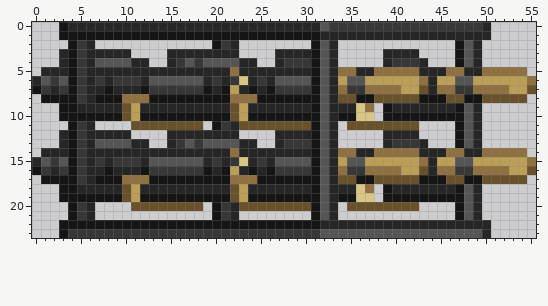
Edited in one commit: pixel-art file (objects/knightfall/weapons/knightfall_missilerack/knightfall_missilerack.ase). Above is the file before it was changed.
56x24 pixels, 1 frame.
And afterwards:
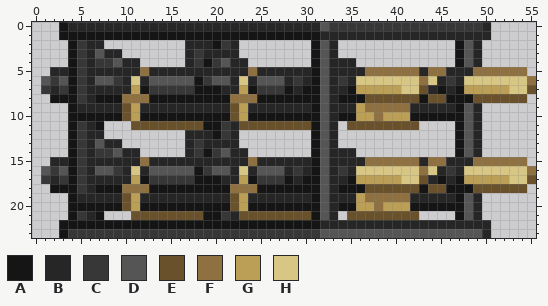
Palette (. is transparent): A #151515  B #262626  C #373737  D #555555  E #69512b  F #8f7041  G #bb9f57  H #d8c784
The edit:
layer "Missile Back" now hidden
layer "Missile Back 2" added
layer "Missile Front" now hidden
layer "Missile Front 2" added
y 2: x 7 . -> B; x 17..19 ... -> BBB
y 3: x 3 B -> .; x 7 B -> D; x 10 B -> .; x 15..16 BB -> ..; x 18 B -> C; x 27..30 BBBB -> ....; x 39..42 BBBB -> ....
y 4: x 3 B -> .; x 7..8 DD -> CC; x 10 D -> B; x 12 B -> .; x 15..17 BCD -> ..B; x 19..20 DD -> AC; x 22 D -> B; x 24 B -> .; x 27..30 BCCC -> ....; x 34..35 .. -> BB; x 39..43 BCCCB -> .....
y 5: x 1 B -> .; x 12 B -> F; x 22 F -> B; x 24 B -> F; x 34..35 FF -> BB; x 37 B -> F; x 44..47 BBFF -> FFBB; x 49 B -> F
y 6: x 0 B -> .; x 7..8 CB -> DD; x 10..11 CC -> BH; x 18..22 DBCBC -> ACDDB; x 25..26 CB -> DD; x 28..30 DDD -> BCB; x 34..42 GDDGGGGGG -> CBHHHHHHH; x 44..54 BGGDDGGGGGG -> HBCBHHHHHHH
y 7: x 0 A -> .; x 8 A -> B; x 11 B -> G; x 18 C -> A; x 20..23 BAGB -> ABBG; x 25..26 BA -> CC; x 28..30 CCC -> ABA; x 34..42 FCCFFFFGG -> BAGGGGGHH; x 45..54 FFCCFFFFGG -> ABAGGGGGHH
y 8: x 1 A -> .; x 34..35 EE -> AA; x 37 A -> E; x 44..47 AAEE -> EEAA; x 49 A -> E
y 9: x 3 A -> .; x 36 H -> G; x 38..41 .ABB -> FFFF
y 10: x 3 A -> .; x 36..41 HH.AAA -> GGFGGG
y 11: x 7 . -> A; x 19 . -> A
y 12: x 3 B -> .; x 8..10 BBB -> ...; x 15..16 BB -> ..; x 20..21 BB -> AC; x 27..30 BBBB -> ....; x 39..42 BBBB -> ....
y 13: x 3 B -> .; x 8..12 DDDBB -> BB...; x 15..17 BCD -> ..B; x 19..24 DDDDBB -> BBBB..; x 27..30 BCCC -> ....; x 39..43 BCCCB -> .....
y 14: x 1..3 BBB -> ...; x 7..9 BBB -> CCD; x 12..16 BBBBB -> .....; x 18..22 BBBBF -> CACDB; x 24..30 BBBBBBB -> .......; x 34..48 FFBBFFFFFBBBFFB -> BB...........AD; x 50..54 FFFFF -> .....
y 15: x 0..3 BDCD -> ..BB; x 7 C -> B; x 9..18 CCCBDDDDDD -> BBBFBBBBBB; x 20 C -> B; x 22..25 CHBC -> BBFB; x 27..30 DDDD -> BBBB; x 34..55 GDDGGGGGGFBGGDDGGGGGGF -> BBBFFFFFFBFFBBBFFFFFF.
y 16: x 0..3 ACBC -> .DCD; x 7..9 BAB -> DDC; x 11..28 BACCCCCCABAGBABACC -> HBDDDDDACDDBHBDDDB; x 30 C -> B; x 34..55 FCCFFFFGGEBFFCCFFFFGGE -> CBHHHHHHHFHBCBHHHHHHHF
y 17: x 1..3 AAA -> CBC; x 7..17 AAAFFFAAAAA -> BBBBGACCCCC; x 21..27 AFFFAAA -> BBGACCC; x 29 A -> B; x 34..44 EEAAEEEEEAA -> BAGGGGGHHEB; x 46..55 EEAAEEEEE. -> BAGGGGGHHE
y 18: x 2 . -> A; x 5 B -> C; x 7..30 BBBEGBBBBBBBBBBEGBBBBBBB -> AAAFFFAAAAAAAAAFFFAAAAAA; x 34..46 BBHF.ABBBBBBB -> AAAEEEEEEAEEA; x 48..54 DB..... -> AEEEEEE
y 19: x 3 A -> .; x 5..9 AAAAA -> BBBBB; x 12..21 AAAAAAAAAA -> BBBBBBBBBB; x 24..30 AAAAAAA -> BBBBBBB; x 34..46 AAHH.AAAAAAAA -> BBGFFFFFBBBBB
y 20: x 5..19 CB....EEEEEEEE. -> AAAAAEGAAAAAAAA; x 21..30 CBEEEEEEEE -> AEGAAAAAAA; x 34..46 .EEEEEEEE.... -> AAGGFGGGAAAAA
y 21: x 7 . -> A; x 11..19 ......... -> EEEEEEEEA; x 23..30 ........ -> EEEEEEEE; x 35..42 ........ -> EEEEEEEE
Pixel boxes of the changes (left, top, right, bottom) in both pictures:
changed: (32, 40, 536, 220)
